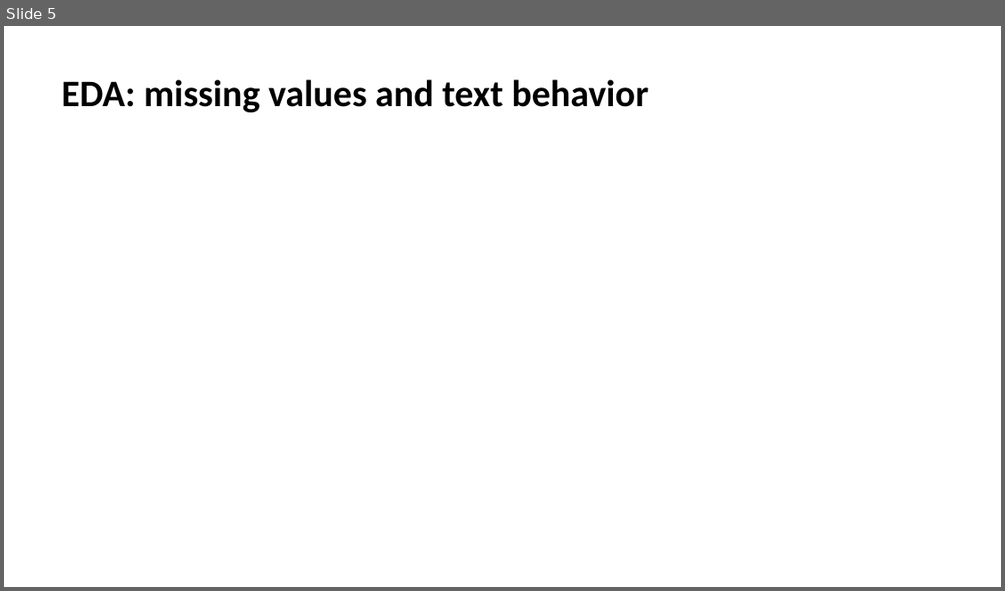
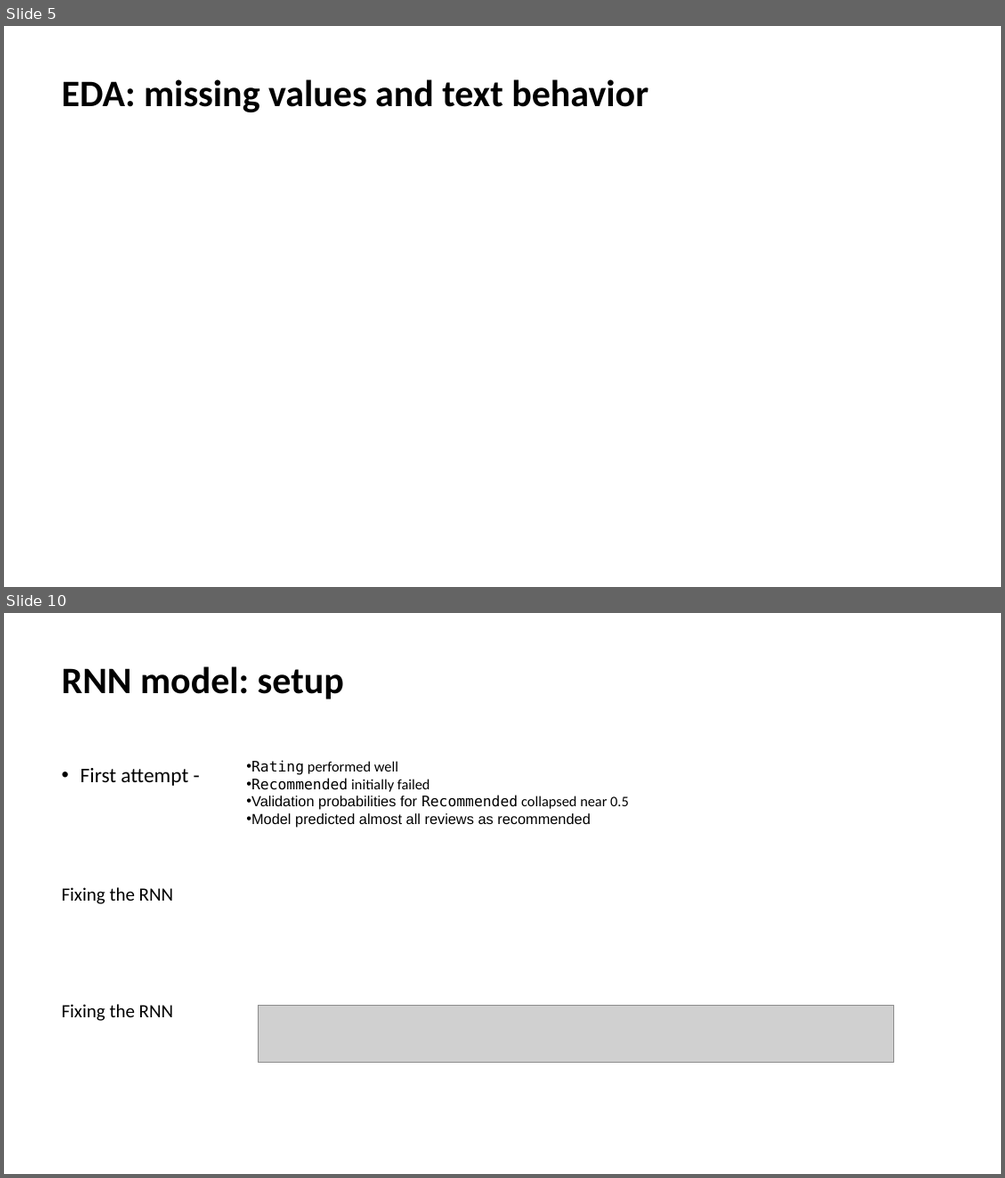
Before and after one commit to dariaproniakova/danit_final_project, a slide deck: presentation/Presentation_project.pptx. Shown one above the other, each under a label of ours: slide 5 before the commit, slides 5 and 10 after it; the slides between them are not shown. The pictures are 1005x591 and 1005x1178 pixels, drawn with LibreOffice and Linux fonts; fonts in the diff are those of the drawing; grey boxes stand for pictures. Boxes give left, top, right and bottom in pixels: in the first picture for what was removed or moved away, otherwise in the second. Text is boxed around its words. In the diff, an @@ line names an element or a change of style, - is before the commit and + after.

```diff
--- a/presentation/Presentation_project.pptx
+++ b/presentation/Presentation_project.pptx
@@ slide 10 added at <box>4,613,1001,1174</box>, background #FFFFFF @@
@@ title added at <box>62,666,344,699</box>, 36 pt, text #000000, bold @@
+RNN model: setup
@@ text added at <box>81,768,188,786</box>, 20 pt, text #000000 @@
+• First attempt -
@@ text added at <box>246,760,629,827</box>, 14 pt, text #000000 @@
+• Rating performed well
+• Recommended initially failed
+• Validation probabilities for Recommended collapsed near 0.5
+• Model predicted almost all reviews as recommended
@@ text added at <box>62,887,173,904</box>, 18 pt, text #000000 @@
+Fixing the RNN
@@ text added at <box>62,1004,173,1021</box>, 18 pt, text #000000 @@
+Fixing the RNN
@@ picture added at <box>258,1005,893,1062</box> @@
```
Also in this commit, not shown: 8 other slides added, 3 other files.
